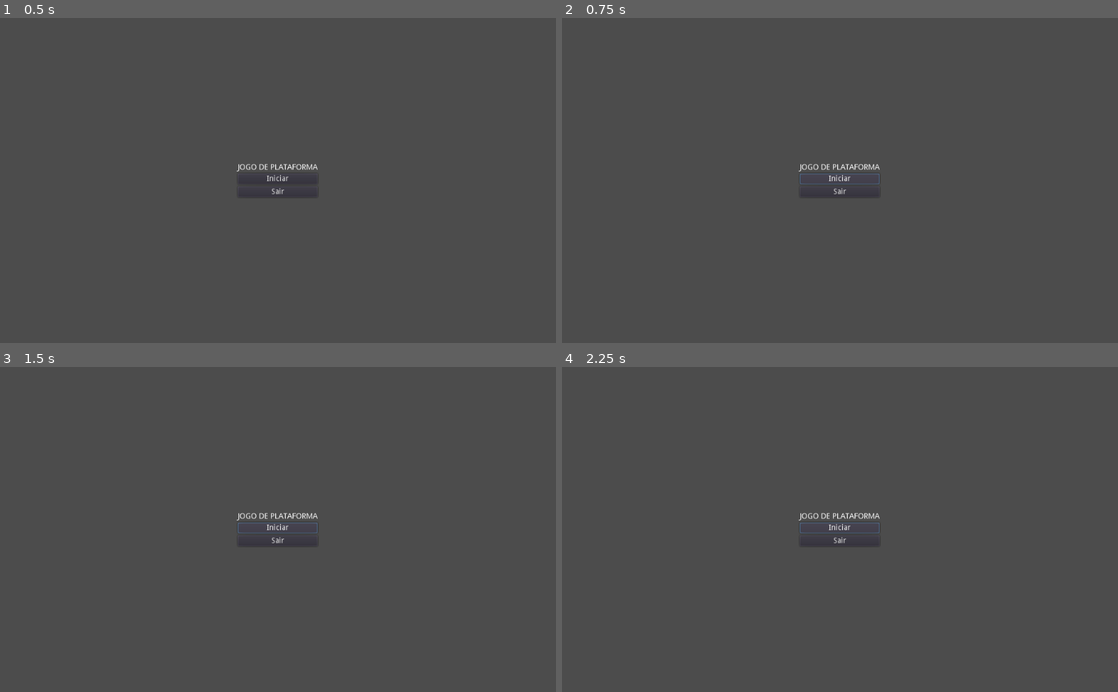
Above: before the commit, frames 1-4 (two rows, left to right).
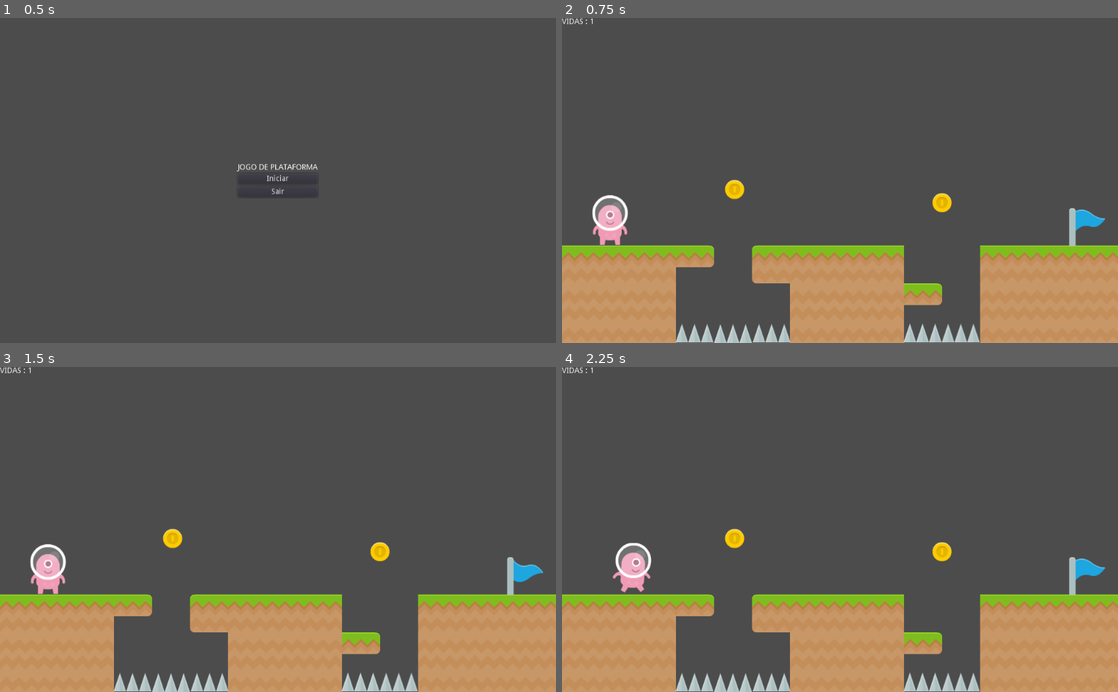
Above: after the commit, the same moments.

Repository: luanrocha98/JogoDePlataforma
Game: Godot game, scene res://Cenas/Menu.tscn
Same seed, same stepped clock (60 frames per second), same inputs: the game is played once before the commit and once after it.
Inputs (mouse positions are in pixels of both pictures, inside the frame that each line leads up to):
- Up to frame 1 (0.5 s): no input
- Up to frame 2 (0.75 s): click "Iniciar" at 0.5 s
- Up to frame 3 (1.5 s): click (278, 529) at 1.25 s, where only the run before the commit has a clickable "Iniciar"
- Up to frame 4 (2.25 s): hold Right (ui_right) from 2.03 s (still down)

Frame 1 is identical in both runs. In frame 2, 24% of the frame differs, in the area x 0-100%, y 0-100%; in frame 3, 24%; in frame 4, 24%.

Commit message:
Add files via upload

Diff:
--- a/jogo atualizado/Cenas/Fase1.tscn
+++ b/jogo atualizado/Cenas/Fase1.tscn
@@ -1,58 +1,56 @@
-[gd_scene load_steps=9 format=2]
+[gd_scene load_steps=8 format=2]
 
-[ext_resource path="res://Cenas/GameManager.gd" type="Script" id=1]
-[ext_resource path="res://Pacotes/indicadorDeFase.tscn" type="PackedScene" id=2]
-[ext_resource path="res://Pacotes/jogador.tscn" type="PackedScene" id=3]
-[ext_resource path="res://Pacotes/gramas.tres" type="TileSet" id=4]
-[ext_resource path="res://Pacotes/moeda.tscn" type="PackedScene" id=5]
-[ext_resource path="res://Pacotes/areaDeMorte.tscn" type="PackedScene" id=6]
-[ext_resource path="res://Assets/spikes.png" type="Texture" id=7]
-[ext_resource path="res://Pacotes/Bandeira.tscn" type="PackedScene" id=8]
+[ext_resource path="res://Pacotes/indicadorDeFase.tscn" type="PackedScene" id=1]
+[ext_resource path="res://Pacotes/jogador.tscn" type="PackedScene" id=2]
+[ext_resource path="res://Pacotes/gramas.tres" type="TileSet" id=3]
+[ext_resource path="res://Pacotes/moeda.tscn" type="PackedScene" id=4]
+[ext_resource path="res://Pacotes/areaDeMorte.tscn" type="PackedScene" id=5]
+[ext_resource path="res://Assets/spikes.png" type="Texture" id=6]
+[ext_resource path="res://Pacotes/Bandeira.tscn" type="PackedScene" id=7]
 
 [node name="Fase1" type="Node2D"]
-script = ExtResource( 1 )
 
-[node name="Label" parent="." instance=ExtResource( 2 )]
+[node name="Label" parent="." instance=ExtResource( 1 )]
 text = "VIDAS : 1"
 
-[node name="jogador" parent="." instance=ExtResource( 3 )]
+[node name="jogador" parent="." instance=ExtResource( 2 )]
 position = Vector2( 88.8212, 368.779 )
 
 [node name="TileMap" type="TileMap" parent="."]
-tile_set = ExtResource( 4 )
+tile_set = ExtResource( 3 )
 cell_size = Vector2( 70, 70 )
 format = 1
 tile_data = PoolIntArray( 262143, 3, 0, 196623, 3, 0, 327679, 3, 0, 262159, 3, 0, 393215, 3, 0, 327695, 3, 0, 393216, 1 …(663 unchanged characters)…
 
-[node name="moeda" parent="." instance=ExtResource( 5 )]
+[node name="moeda" parent="." instance=ExtResource( 4 )]
 position = Vector2( 699.929, 339.916 )
 
-[node name="moeda3" parent="." instance=ExtResource( 5 )]
+[node name="moeda3" parent="." instance=ExtResource( 4 )]
 position = Vector2( 317.955, 315.493 )
 
-[node name="areaDeMorte" parent="." instance=ExtResource( 6 )]
+[node name="areaDeMorte" parent="." instance=ExtResource( 5 )]
 
 [node name="Sprite2" type="Sprite" parent="."]
 position = Vector2( 314.936, 564.972 )
-texture = ExtResource( 7 )
+texture = ExtResource( 6 )
 
 [node name="Sprite3" type="Sprite" parent="."]
 position = Vector2( 386.109, 564.386 )
-texture = ExtResource( 7 )
+texture = ExtResource( 6 )
 
 [node name="Sprite7" type="Sprite" parent="."]
 position = Vector2( 244.109, 564.386 )
-texture = ExtResource( 7 )
+texture = ExtResource( 6 )
 
 [node name="Sprite11" type="Sprite" parent="."]
 position = Vector2( 664.044, 563.765 )
-texture = ExtResource( 7 )
+texture = ExtResource( 6 )
 
 [node name="Sprite12" type="Sprite" parent="."]
 position = Vector2( 731.553, 660.241 )
-texture = ExtResource( 7 )
+texture = ExtResource( 6 )
 offset = Vector2( 2.94794, -96.1454 )
 
-[node name="Bandeira" parent="." instance=ExtResource( 8 )]
+[node name="Bandeira" parent="." instance=ExtResource( 7 )]
 position = Vector2( 968.747, 385.816 )
 proximaFase = "res://Cenas/Fase2.tscn"
--- a/jogo atualizado/Cenas/Fase3.tscn
+++ b/jogo atualizado/Cenas/Fase3.tscn
@@ -41,7 +41,7 @@
 tile_set = ExtResource( 4 )
 cell_size = Vector2( 70, 70 )
 format = 1
-tile_data = PoolIntArray( -196601, 3, 0, -65544, 1, 0, -1310 …(402 unchanged characters)…  0, 262150, 1, 0, 262151, 3, 0, 393208, 1, 0, 393209, 1, 0, 393210, 1, 0, 393211, …(357 unchanged characters)…
+tile_data = PoolIntArray( -196601, 3, 0, -65544, 1, 0, -1310 …(402 unchanged characters)…  0, 262150, 1, 0, 262151, 3, 0, 393208, 3, 0, 393209, 1, 0, 393210, 1, 0, 393211, …(357 unchanged characters)…
 
 [node name="areaDeMorte" parent="." instance=ExtResource( 5 )]
 editor/display_folded = false
